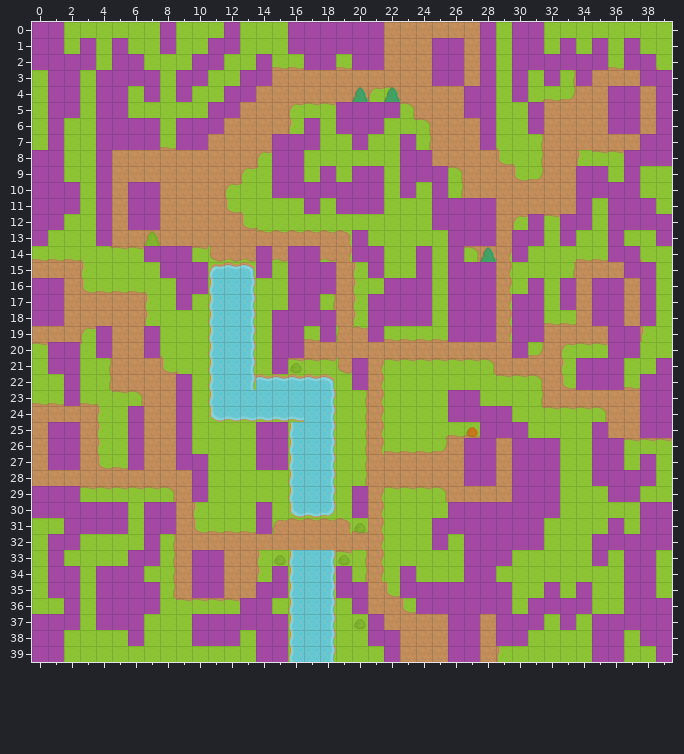
Level history. Tiled map (JSON): assets/maps/default.json. The picture above is the old version.
Cells are 64x64 px. Shown: x 0..39, y 0..39.
After:
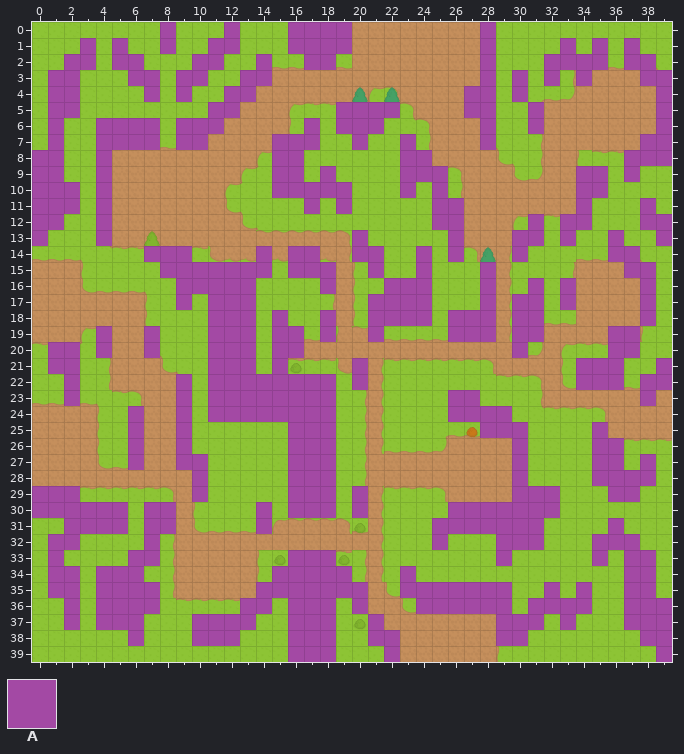
Key: from "collision": A 0.
_ is an empty cell.
The edit:
Layer "collision":
y 15..21: x 11..13 ___ -> AAA
y 22..24: x 11..18 ________ -> AAAAAAAA
y 25..30: x 16..18 ___ -> AAA
y 33..39: x 16..18 ___ -> AAA
Layer "huts" (now hidden):
y 0: x 20..21 AA -> __
y 1..2: x 20..21 AA -> __; x 25..26 AA -> __
y 3: x 25..26 AA -> __
y 4..6: x 36..37 AA -> __
y 10: x 6..7 AA -> __
y 11..12: x 6..7 AA -> __; x 27..28 AA -> __
y 13: x 27..28 AA -> __
y 16..18: x 0..1 AA -> __; x 35..36 AA -> __
y 23: x 39 A -> _
y 24: x 38..39 AA -> __
y 25: x 1..2 AA -> __; x 38..39 AA -> __
y 26..27: x 1..2 AA -> __; x 27..28 AA -> __
y 28: x 27..28 AA -> __
y 33..35: x 10..11 AA -> __
y 37..39: x 26..27 AA -> __
Layer "spawns" (now hidden):
y 0..2: x 0..1 AA -> __; x 30..31 AA -> __
y 3..5: x 4..5 AA -> __
y 9: x 20..21 AA -> __
y 10..11: x 20..21 AA -> __; x 36..37 AA -> __
y 12: x 36..37 AA -> __
y 15: x 26..27 AA -> __
y 16..17: x 16..17 AA -> __; x 26..27 AA -> __
y 18: x 16..17 AA -> __
y 25: x 14..15 AA -> __
y 26..27: x 14..15 AA -> __; x 31..32 AA -> __
y 28: x 31..32 AA -> __
y 30..31: x 38..39 AA -> __
y 32: x 27..28 AA -> __; x 38..39 AA -> __
y 33..34: x 27..28 AA -> __
y 37..39: x 0..1 AA -> __; x 14..15 AA -> __; x 35..36 AA -> __
